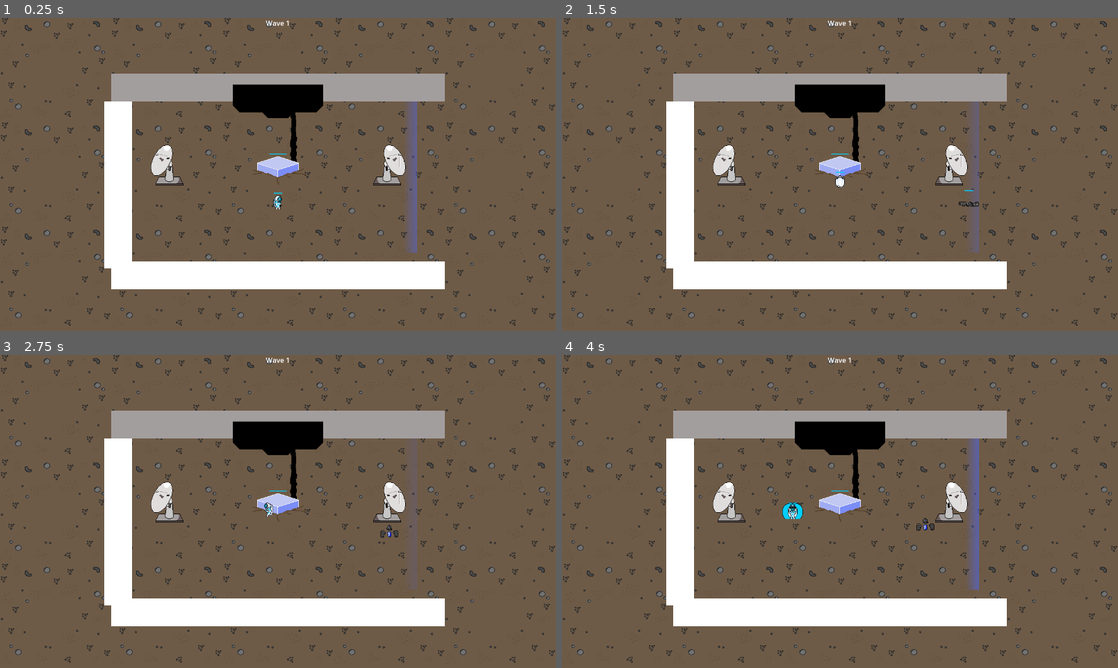
Above: before the commit, frames 1-4 (two rows, left to right).
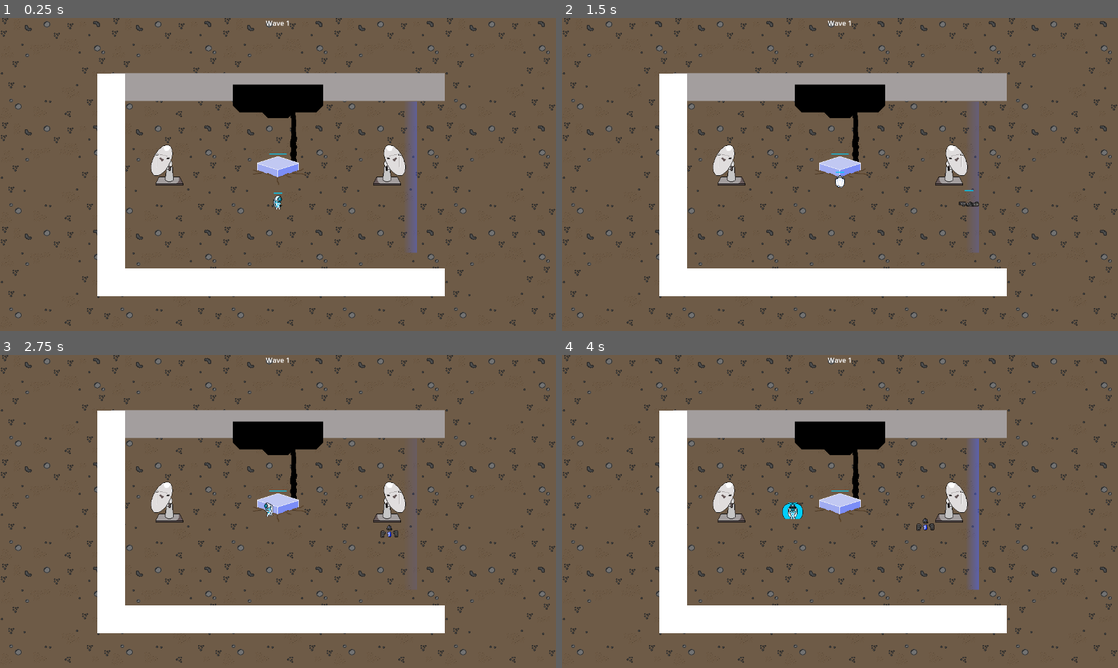
Above: after the commit, the same moments.

Repository: TylerPelaez/pixel-game-jam
Game: Godot game, scene res://Scenes/HUD.tscn
Same seed, same stepped clock (60 frames per second), same inputs: the game is played once before the commit and once after it. This scene is started directly instead of the project's main scene.
Inputs (mouse positions are in pixels of both pictures, inside the frame that each line leads up to):
- Up to frame 1 (0.25 s): no input
- Up to frame 2 (1.5 s): tap Enter at 0.5 s; move the mouse to (812, 237) at 0.52 s; hold Up (ui_up) from 0.53 s (still down); tap E (PlayerAttack) at 0.6 s; click (812, 237) at 0.67 s; move the mouse to (1006, 221) at 1.27 s; tap Tab (Start Wave) at 1.35 s
- Up to frame 3 (2.75 s): move the mouse to (111, 464) at 2.02 s; release Up (ui_up) at 2.03 s; hold Left (ui_left) from 2.03 s (still down); tap E (PlayerAttack) at 2.1 s
- Up to frame 4 (4 s): move the mouse to (867, 511) at 2.77 s; tap Tab (Start Wave) at 2.85 s; click (867, 511) at 2.92 s; move the mouse to (756, 433) at 3.52 s; release Left (ui_left) at 3.53 s; hold Down (ui_down) from 3.53 s (still down); tap E (PlayerAttack) at 3.6 s

The runs differ from the first frame. In frame 1, 4.8% of the frame differs, in the area x 17-80%, y 17-89%; in frame 2, 4.8%; in frame 3, 4.8%; in frame 4, 4.8%.

Commit message:
Return to normal settings

Diff:
--- a/Scenes/GameController.gd
+++ b/Scenes/GameController.gd
@@ -42,7 +42,7 @@
 
 var player: PlayerController
 
-var wave_counter: int = starting_wave
+var wave_counter: int
 var wave_enemy_spawn_limit: int
 var spawned_enemies_count: int
 var wave_active: bool = false
@@ -55,6 +55,7 @@
 var loss_animation_started: bool = false
 
 func _ready():
+	wave_counter = starting_wave
 	start_time = Time.get_ticks_msec()
 	Input.mouse_mode = Input.MOUSE_MODE_VISIBLE
 
@@ -68,7 +69,7 @@
 	grid_controller.placement_ended.connect(func(): trap_cancelled.emit())
 
 	grid_controller.placed_trap.connect(func(trap: Trap): nav_controller.add_structure(trap, trap.nav_collision_polygon))
-	grid_controller.placed_trap.connect(func(trap): player.on_placement())
+	grid_controller.placed_trap.connect(func(trap): if player != null: player.on_placement())
 	grid_controller.placed_trap.connect(func(trap): trap_placed.emit())
 
 
--- a/Scenes/TestScene.tscn
+++ b/Scenes/TestScene.tscn
@@ -20,9 +20,9 @@
 [ext_resource type="Texture2D" uid="uid://dp7mkerkmtnul" path="res://Textures/Environment/Wire.png" id="18_50f07"]
 
 [sub_resource type="NavigationPolygon" id="NavigationPolygon_d0f8k"]
-vertices = PackedVector2Array(-336, -176, -336, -544, -96, -544, -96, -512, 320, -176, 96, -512, 320, -544, 96, -544)
+vertices = PackedVector2Array(-336, -176, -336, -528, -96, -528, -96, -512, 320, -176, 96, -512, 320, -528, 96, -528)
 polygons = Array[PackedInt32Array]([PackedInt32Array(0, 1, 2, 3), PackedInt32Array(4, 0, 3, 5), PackedInt32Array(6, 4, 5, 7)])
-outlines = Array[PackedVector2Array]([PackedVector2Array(-336, -544, -96, -544, -96, -512, 96, -512, 96, -544, 320, -544, 320, -176, -336, -176)])
+outlines = Array[PackedVector2Array]([PackedVector2Array(-336, -528, -96, -528, -96, -512, 96, -512, 96, -528, 320, -528, 320, -176, -336, -176)])
 
 [sub_resource type="Gradient" id="Gradient_kvgfw"]
 offsets = PackedFloat32Array(0, 0.972826)
@@ -574,18 +574,18 @@
 trap_placement_prefab = ExtResource("9_v4ruk")
 
 [node name="Wall3" parent="." instance=ExtResource("8_q1nra")]
-position = Vector2(0, -544)
+position = Vector2(0, -545)
 scale = Vector2(1.2, 1)
 
 [node name="Sprite2D" parent="Wall3" index="1"]
 modulate = Color(0.639216, 0.619608, 0.619608, 1)
 
 [node name="Wall5" parent="." instance=ExtResource("8_q1nra")]
-position = Vector2(0, -112)
+position = Vector2(0, -96)
 scale = Vector2(1.2, 1)
 
 [node name="Wall2" parent="." instance=ExtResource("8_q1nra")]
-position = Vector2(304, -352)
+position = Vector2(320, -352)
 rotation = 1.57079
 scale = Vector2(0.7, 1)
 
@@ -596,9 +596,9 @@
 visible = false
 
 [node name="Wall4" parent="." instance=ExtResource("8_q1nra")]
-position = Vector2(-400, -352)
+position = Vector2(-416, -352)
 rotation = 1.57079
-scale = Vector2(0.6, 1)
+scale = Vector2(0.8, 1)
 
 [node name="NavigationRegion2D" type="NavigationRegion2D" parent="." node_paths=PackedStringArray("grid_controller")]
 y_sort_enabled = true
@@ -713,8 +713,7 @@
 collision_mask = 0
 
 [node name="CollisionPolygon2D" type="CollisionPolygon2D" parent="Area2D"]
-visible = false
-polygon = PackedVector2Array(-288, -528, -112, -528, -112, -512, 112, -512, 112, -528, 288, -528, 288, -368, 224, -368, 224, -352, 288, -352, 288, -224, -288, -224, -288, -352, -224, -352, -224, -368, -288, -368)
+polygon = PackedVector2Array(-288, -512, -112, -512, -112, -496, 112, -496, 112, -512, 288, -512, 288, -368, 224, -368, 224, -352, 288, -352, 288, -224, -288, -224, -288, -352, -224, -352, -224, -368, -288, -368)
 
 [node name="Inventory" parent="." instance=ExtResource("11_v0peg")]
 
--- a/Scenes/ui_controller.tscn
+++ b/Scenes/ui_controller.tscn
@@ -103,8 +103,6 @@
 render_target_update_mode = 4
 
 [node name="TestScene" parent="SubViewportContainer/SubViewport" instance=ExtResource("3_4ahno")]
-starting_energy = 9999
-starting_wave = 30
 
 [node name="RadialMenuFollow" parent="SubViewportContainer/SubViewport/TestScene/RadialMenuObjects" index="0"]
 offset = Vector2(20, 20)
